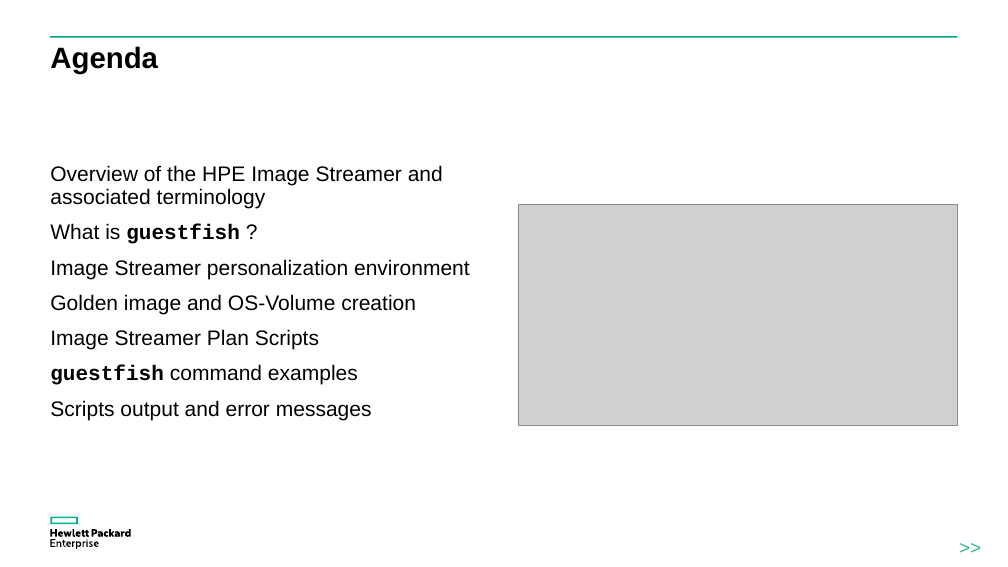
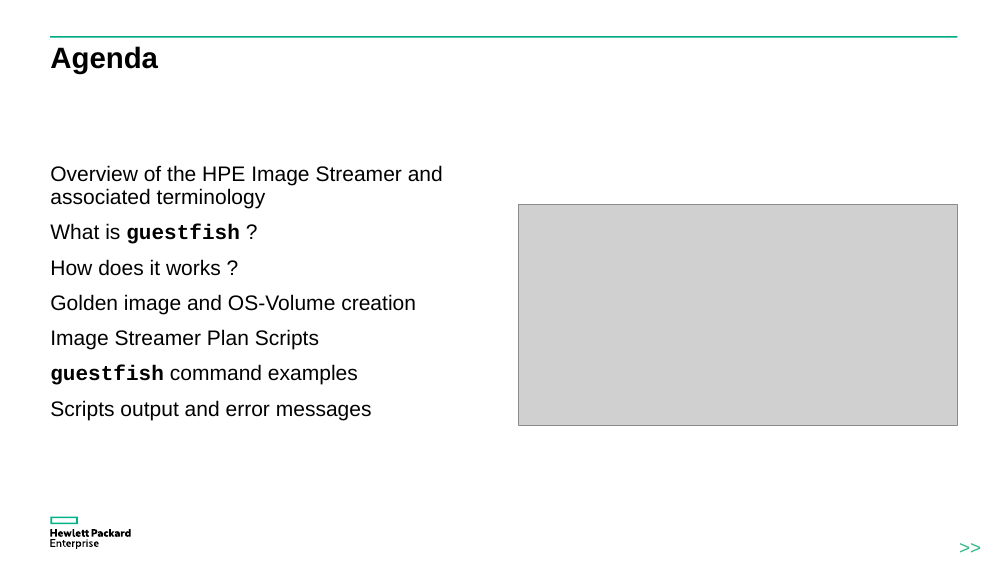
Before and after one commit to donzef/image-streamer-linux, a slide deck: slide 2 of docs/Guestfish-and-ImageStreamer.ppsx. Drawn at 1008x567 pixels with LibreOffice and Linux fonts; fonts in the diff are those of the drawing; grey boxes stand for pictures. Boxes give left, top, right and bottom in pixels: in the first picture for what was removed or moved away, otherwise in the second. Text is boxed around its words. In the diff, an @@ line names an element or a change of style, - is before the commit and + after.

```diff
--- a/docs/Guestfish-and-ImageStreamer.ppsx
+++ b/docs/Guestfish-and-ImageStreamer.ppsx
@@ text at <box>50,259,221,276</box>: text changed @@
-Image Streamer personalization environment
+How does it works ?
```
Also in this commit, not shown: 1 other slide changed.
